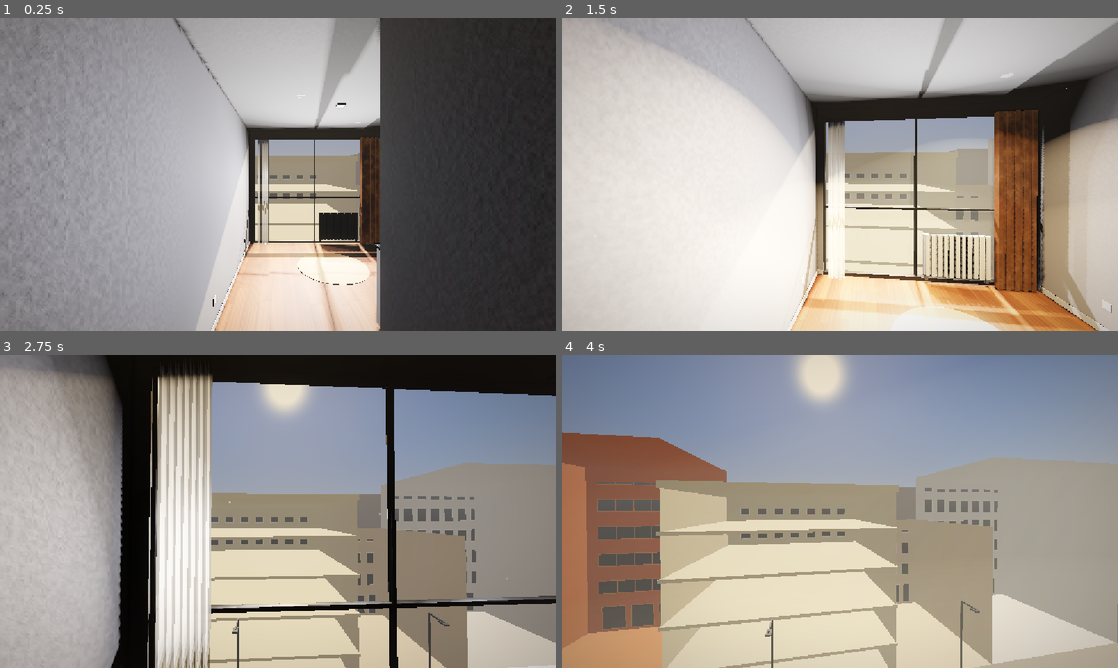
Above: before the commit, frames 1-4 (two rows, left to right).
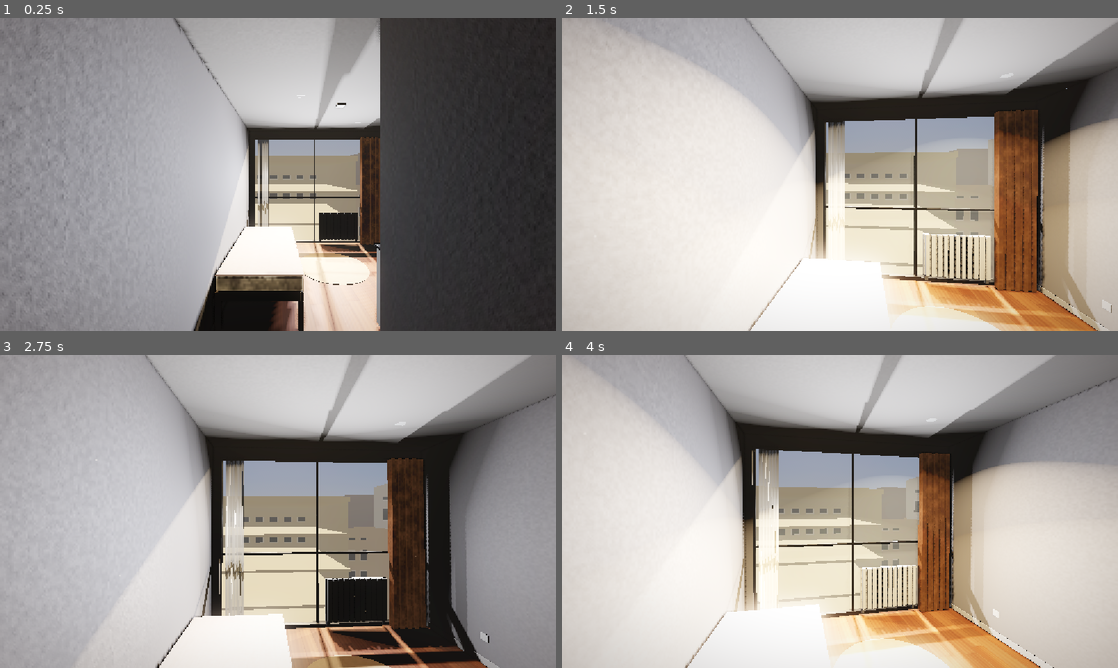
Above: after the commit, the same moments.

Repository: mertgurgenyatagi/NewRoomModel
Game: Godot game, scene res://main.tscn
The game is run twice, just before and just after one commit, with the same random seed, the same clock (stepped at 60 frames per second) and the same inputs.
Inputs (mouse positions are in pixels of both pictures, inside the frame that each line leads up to):
- Up to frame 1 (0.25 s): no input
- Up to frame 2 (1.5 s): tap Enter at 0.5 s; move the mouse to (867, 174) at 0.52 s; hold W from 0.53 s (still down); tap L at 0.6 s; click (867, 174) at 0.67 s; tap Space at 0.77 s; move the mouse to (812, 174) at 1.27 s; tap Shift at 1.35 s
- Up to frame 3 (2.75 s): keep holding W; tap Space at 1.52 s; move the mouse to (289, 505) at 2.02 s; tap L at 2.1 s
- Up to frame 4 (4 s): keep holding W; move the mouse to (834, 517) at 2.77 s; tap Shift at 2.85 s; click (834, 517) at 2.92 s; tap Space at 3.02, 3.77 s; move the mouse to (878, 514) at 3.52 s; tap L at 3.6 s

The runs differ from the first frame. In frame 1, 5.1% of the frame differs, in the area x 34-56%, y 63-100%; in frame 2, 3.3%; in frame 3, 67%; in frame 4, 83%, in the area x 0-100%, y 0-100%.

Commit message:
Add the daybed: frame, mattress and beige kilim, plus the seating notes
- tools/add_daybed.py builds the daybed at real size (90 x 190 mattress, 40 cm
  legs, kilim over the top and the whole front face) as S_* objects in room.blend
- kilim shader maps the product photo once over the cloth in Godot; mattress and
  frame wood get satin entries in main.gd
- SEATING_HERO.md records the questionnaire decisions, real measurements and
  what is still open; PROJECT.md links it and documents the new pipeline steps
- room.glb re-exported; GI re-baked locally (git-ignored)

Co-Authored-By: Claude Sonnet 5 <noreply@anthropic.com>

Diff:
--- a/room-godot/main.gd
+++ b/room-godot/main.gd
@@ -22,6 +22,9 @@
 const RUG_THICKNESS := 0.008
 const RUG_RING_PITCH := 0.007 # metres between the concentric ridges
 
+# The daybed's kilim: the product photo (kilim-texture.png at the repo root), mapped once over the cloth (top + front face).
+const KILIM_TEXTURE := "res://assets/kilim.png"
+
 @onready var room: Node3D = $Room
 @onready var lights: Node3D = $ElectricLights
 
@@ -31,6 +34,7 @@
 func _ready() -> void:
 	_build_shared_materials()
 	_build_rug()
+	_build_kilim()
 	for n in room.find_children("*", "MeshInstance3D", true, false):
 		var mesh_node := n as MeshInstance3D
 		_apply_materials(mesh_node)
@@ -79,6 +83,9 @@
 	_shared["Frame"] = _shader_mat(satin, {"albedo": Color("26272a"), "roughness": 0.38, "rough_var": 0.08, "metallic": 0.55})
 	# Fabric
 	_shared["Curtain"] = _shader_mat(satin, {"albedo": Color("4a3225"), "roughness": 0.95, "rough_var": 0.05, "sheen": 0.22, "weave": 0.3, "bump_strength": 0.0006, "specular": 0.15})
+	# Daybed: mattress ticking and the frame wood. The kilim is built in _build_kilim().
+	_shared["Mattress"] = _shader_mat(satin, {"albedo": Color("ddd7c9"), "roughness": 0.92, "rough_var": 0.05, "sheen": 0.18, "weave": 0.3, "bump_strength": 0.0004, "specular": 0.15})
+	_shared["BedFrameWood"] = _shader_mat(satin, {"albedo": Color("9c7a54"), "roughness": 0.55, "rough_var": 0.12, "clearcoat": 0.12})
 
 
 func _build_rug() -> void:
@@ -105,6 +112,27 @@
 	rug.position = Vector3(RUG_CENTER.x, RUG_THICKNESS * 0.5, RUG_CENTER.y)
 	rug.cast_shadow = GeometryInstance3D.SHADOW_CASTING_SETTING_OFF
 	add_child(rug)
+
+
+func _build_kilim() -> void:
+	var top := room.find_child("S_Kilim_Top", true, false) as MeshInstance3D
+	var front := room.find_child("S_Kilim_Front", true, false) as MeshInstance3D
+	if top == null or front == null or not FileAccess.file_exists(KILIM_TEXTURE):
+		return
+	# Measure the cloth so the photo follows the bed if it is moved in Blender.
+	var t := top.global_transform * top.get_aabb()
+	var f := front.global_transform * front.get_aabb()
+	var img := Image.load_from_file(KILIM_TEXTURE)  # raw image, so it gets mipmaps and needs no editor import
+	img.generate_mipmaps()
+	_shared["Kilim"] = _shader_mat("res://shaders/kilim.gdshader", {
+		"albedo_tex": ImageTexture.create_from_image(img),
+		"bed_x0": t.position.x,
+		"top_y": t.end.y,
+		"top_w": t.size.x,
+		"sheet_w": t.size.x + (t.end.y - f.position.y),
+		"z_min": t.position.z,
+		"bed_len": t.size.z,
+	})
 
 
 func _apply_materials(mesh_node: MeshInstance3D) -> void:
--- /dev/null
+++ b/room-godot/shaders/kilim.gdshader
@@ -0,0 +1,48 @@
+shader_type spatial;
+// The daybed's flat-woven kilim: the product photo (top-down) mapped ONCE over the whole cloth, as if it were unfolded:
+// across the top from the wall edge to the front edge, then straight down the front face. The photo is 541 x 875 px
+// (portrait), close to the cloth's proportions, so it is not tiled and shows no seams. Bounds come from main.gd,
+// which measures the S_Kilim_* meshes, so the cloth follows the bed if it is moved. The weave bump comes from the photo's brightness.
+
+uniform sampler2D albedo_tex : source_color, filter_linear_mipmap_anisotropic, repeat_disable;
+uniform float bed_x0 = 0.02;     // world X of the wall edge of the cloth
+uniform float top_y = 0.578;     // world Y of the top surface of the cloth
+uniform float top_w = 0.9;       // width of the top across X (metres)
+uniform float sheet_w = 1.078;   // top width plus the drop down the front face
+uniform float z_min = -4.475;    // world Z of the lower-Z end of the cloth
+uniform float bed_len = 1.9;     // length of the cloth along Z
+uniform float bump_strength = 0.0011;
+uniform float sheen = 0.1;
+
+varying vec3 wpos;
+varying vec3 wnorm;
+
+void vertex() {
+	wpos = (MODEL_MATRIX * vec4(VERTEX, 1.0)).xyz;
+	wnorm = normalize((MODEL_MATRIX * vec4(NORMAL, 0.0)).xyz);
+}
+
+void fragment() {
+	float top = step(0.5, wnorm.y);
+	float across = mix(top_w + (top_y - wpos.y), wpos.x - bed_x0, top);
+	vec2 uv = clamp(vec2(across / sheet_w, (wpos.z - z_min) / bed_len), vec2(0.0), vec2(1.0));
+	vec3 tex = texture(albedo_tex, uv).rgb;
+
+	ALBEDO = tex;
+	ROUGHNESS = 0.95;
+	SPECULAR = 0.15;
+	RIM = sheen;
+	RIM_TINT = 0.6;
+
+	// Screen-space bump mapping (Mikkelsen) from the photo's brightness: the weave catches the light.
+	float h = dot(tex, vec3(0.299, 0.587, 0.114));
+	vec3 dpdx = dFdx(VERTEX);
+	vec3 dpdy = dFdy(VERTEX);
+	float dhx = dFdx(h);
+	float dhy = dFdy(h);
+	vec3 r1 = cross(dpdy, NORMAL);
+	vec3 r2 = cross(NORMAL, dpdx);
+	float det = dot(dpdx, r1);
+	vec3 grad = sign(det) * (dhx * r1 + dhy * r2);
+	NORMAL = normalize(abs(det) * NORMAL - bump_strength * grad);
+}
Binary file added: room-godot/assets/kilim.png
Not shown, added: room-godot/assets/kilim.png.import
Binary file changed: room-godot/assets/room.glb
Not shown, added: room-godot/shaders/kilim.gdshader.uid
Not shown, changed: PROJECT.md
Not shown, added: SEATING_HERO.md
Not shown, added: kilim-texture.png
Not shown, changed: room.blend
Not shown, added: tools/add_daybed.py
